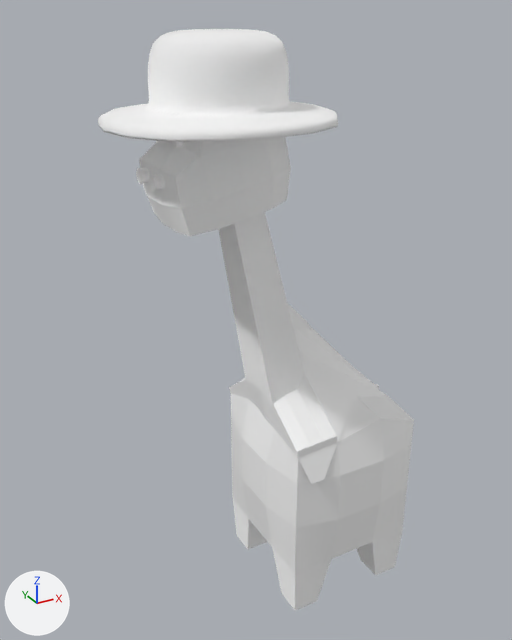
The glTF model modellen/rafrafwalking_bhoed.gltf, before and after one commit.
One viewpoint serves both versions: a 50 mm camera at (-4.82, -7.53, 8.18) aimed at (-0.95, -0.49, 4.66). Lighting does not change. The marker at lower left points along +X, +Y and +Z. Where no turn or scale is listed for an object, it has been applied to the vertices.
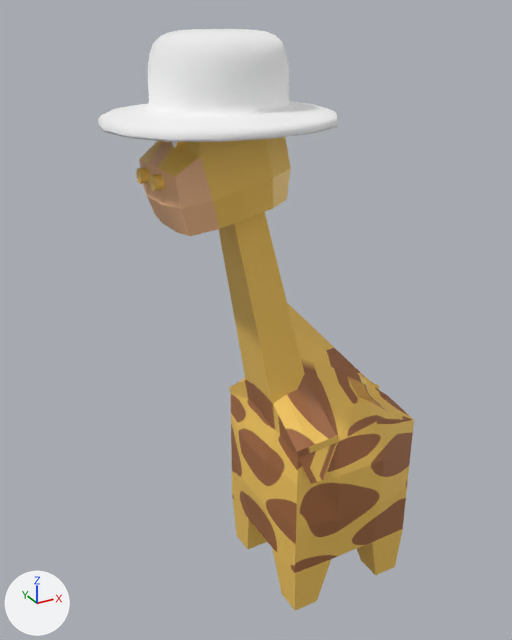
The change, as a diff of the scene's bpy script:
```diff
--- a/modellen/rafrafwalking_bhoed.gltf.py
+++ b/modellen/rafrafwalking_bhoed.gltf.py
@@ img_giraf3 @@
+img_giraf3 = load_image('giraf3', 'giraf3.png', 1429, 705, 'sRGB')
@@ mat_material @@
 mat_material = principled_material('Material')
-mat_material.base_color = (1.0, 1.0, 1.0)  # white #ffffff
-mat_material.metallic = 1.0
-mat_material.roughness = 1.0
+mat_material.base_color = (0.982, 0.617, 0.12)  # orange #fdce61
+mat_material.roughness = 0.4
@@ mat_material_002 @@
 mat_material_002 = principled_material('Material.002')
-mat_material_002.base_color = (1.0, 1.0, 1.0)  # white #ffffff
-mat_material_002.metallic = 1.0
-mat_material_002.roughness = 1.0
+mat_material_002.base_color = (0.956, 0.533, 0.279)  # beige #fac190
@@ mat_material_008 @@
 mat_material_008 = principled_material('Material.008')
-mat_material_008.base_color = (1.0, 1.0, 1.0)  # white #ffffff
+mat_material_008.texture = img_giraf3
```

What differs and where, as boxes (x1, y1, x2, y2) in the pictures (512 x 640 px):
'Cube', surface changed, recoloured (grey to brown)
    both: (136, 137, 414, 573)
'Cube.002', recoloured, surface changed (grey to brown)
    both: (272, 548, 331, 611)
'Cube.001', recoloured, surface changed (grey to brown)
    both: (357, 529, 403, 575)
'Cube.003', recoloured, surface changed (grey to orange)
    both: (233, 499, 267, 549)
